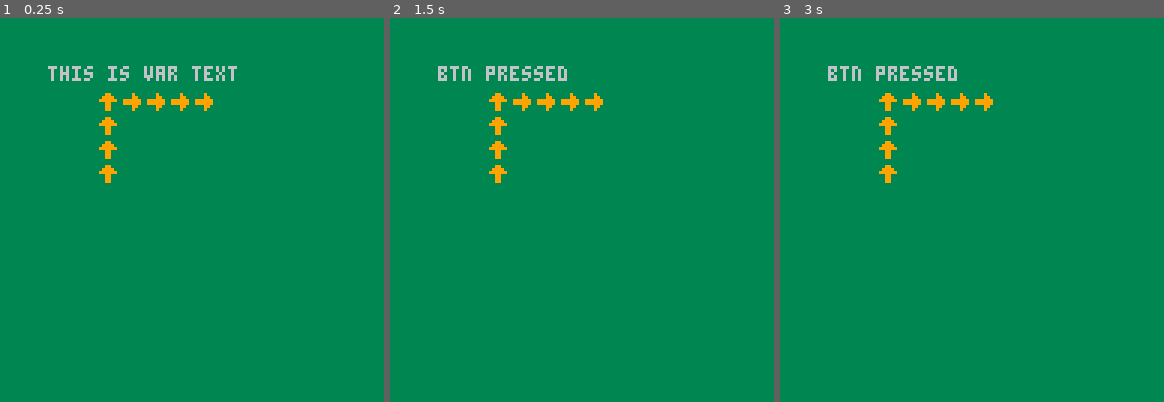
Above: before the commit, frames 1-3 (left to right).
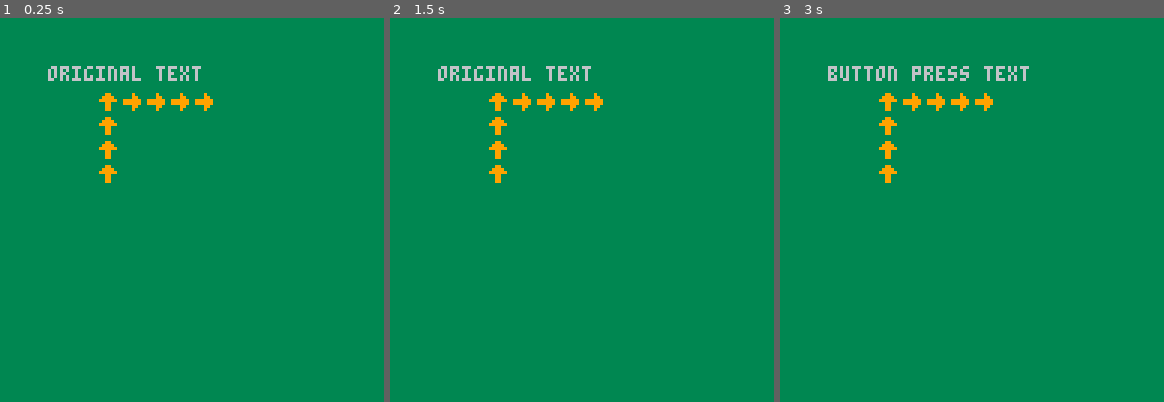
Above: after the commit, the same moments.

Repository: JohnErnestBonanno/pico8
Game: PICO-8 cartridge function_tutorial.p8
Two runs of this game, one before a commit and one after it. Both use one fixed random seed, a clock stepped at 60 frames per second and the inputs below.
Inputs:
- Up to frame 1 (0.25 s): no input
- Up to frame 2 (1.5 s): tap X (X key) at 0.33, 1.07 s; tap O (Z key) at 0.7 s
- Up to frame 3 (3 s): hold Right 1.6-2.1 s; tap O (Z key) every 0.4 s from 1.7 to 2.9 s; tap X (X key) at 1.85, 2.97 s; hold Up 2.15-2.42 s; hold Right from 2.47 s (still down)

The runs differ from the first frame. In frame 1, 0.7% of the frame differs, in the area x 12-62%, y 12-17%; in frame 2, 0.6%; in frame 3, 0.7%.

Commit message:
Create ChangeText() Function
Change text based on if "X" is pressed

Diff:
--- a/function_tutorial.p8
+++ b/function_tutorial.p8
@@ -3,17 +3,13 @@
 __lua__
 -- runs at game start
 function _init()
-	text="this is var text"
+	my_text="original text"
 
 end
 
 -- called at 30x a sec
 function _update()
-
-	if btnp(❎) then
-		text = "btn pressed"
-	end
-
+	changetext("button press text")
 end
 
 -- 30x a sec, but after update
@@ -21,6 +17,16 @@
 	cls(3)
 	map()
 	print(text,16,16)
+
+end
+
+function changetext(txt)
+
+		if btn(❎) then
+			text = txt
+		else
+			text=my_text
+		end
 
 end
 __gfx__
